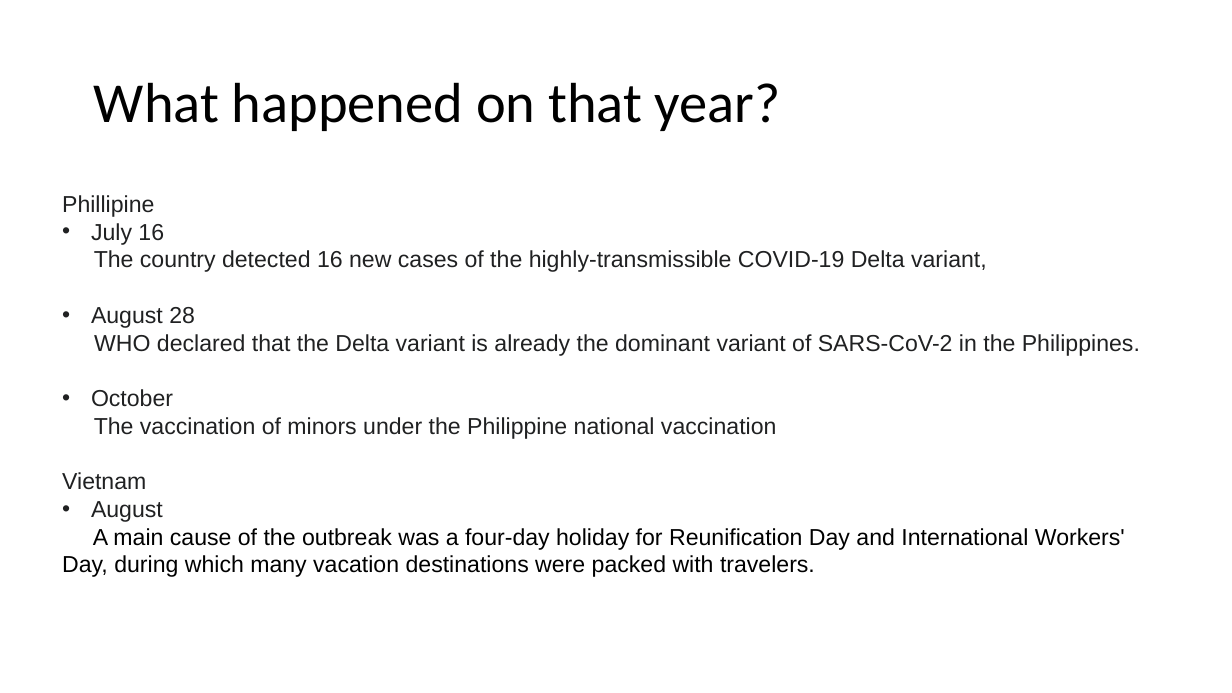
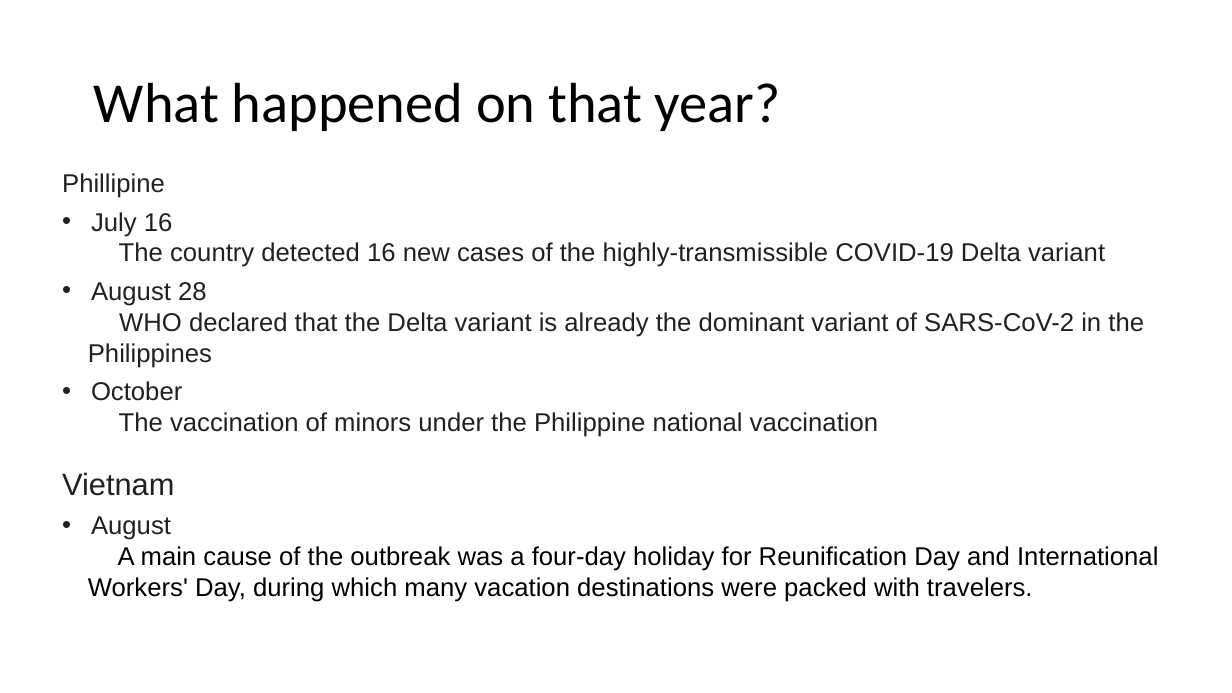
Before and after one commit to HadiSyahputraa/World-WIde-COVID, a slide deck: slide 16 of Final_Report.pptx (slide 17 before the commit). Drawn at 1232x693 pixels with LibreOffice and Linux fonts; fonts in the diff are those of the drawing. Boxes give left, top, right and bottom in pixels: in the first picture for what was removed or moved away, otherwise in the second. Text is boxed around its words. In the diff, an @@ line names an element or a change of style, - is before the commit and + after.

Commit message:
More Info  regarding COVID
Adding more information regarding to covid on the final report

```diff
--- a/Final_Report.pptx
+++ b/Final_Report.pptx
@@ text "Phillipine" moved from (x1=62, y1=195, x2=1140, y2=577) to (x1=62, y1=173, x2=1158, y2=602) @@
@@ text at (x1=62, y1=173, x2=879, y2=540): size 18 to 20 pt in "Phillipine", "July 16", "August 28", "October" and 2 more places; size 18 to 24 pt in "Vietnam"; more space between paragraphs @@
@@ text at (x1=119, y1=242, x2=1105, y2=267): text changed; size 18 to 20 pt @@
-The country detected 16 new cases of the highly-transmissible COVID-19 Delta variant,
+The country detected 16 new cases of the highly-transmissible COVID-19 Delta variant
@@ text at (x1=62, y1=312, x2=1144, y2=368): text changed; size 18 to 20 pt @@
-WHO declared that the Delta variant is already the dominant variant of SARS-CoV-2 in the Philippines.
+WHO declared that the Delta variant is already the dominant variant of SARS-CoV-2 in the …Philippines
@@ text at (x1=62, y1=546, x2=1158, y2=602): text changed; size 18 to 20 pt @@
-A main cause of the outbreak was a four-day holiday for Reunification Day and International Workers' Day, during which many vacation destinations were packed with travelers.
+A main cause of the outbreak was a four-day holiday for Reunification Day and International …Workers' Day, during which many vacation destinations were packed with travelers.
```
Also in this commit, not shown: 5 other slides changed, 4 slides added, 4 slides removed, 4 other files.
